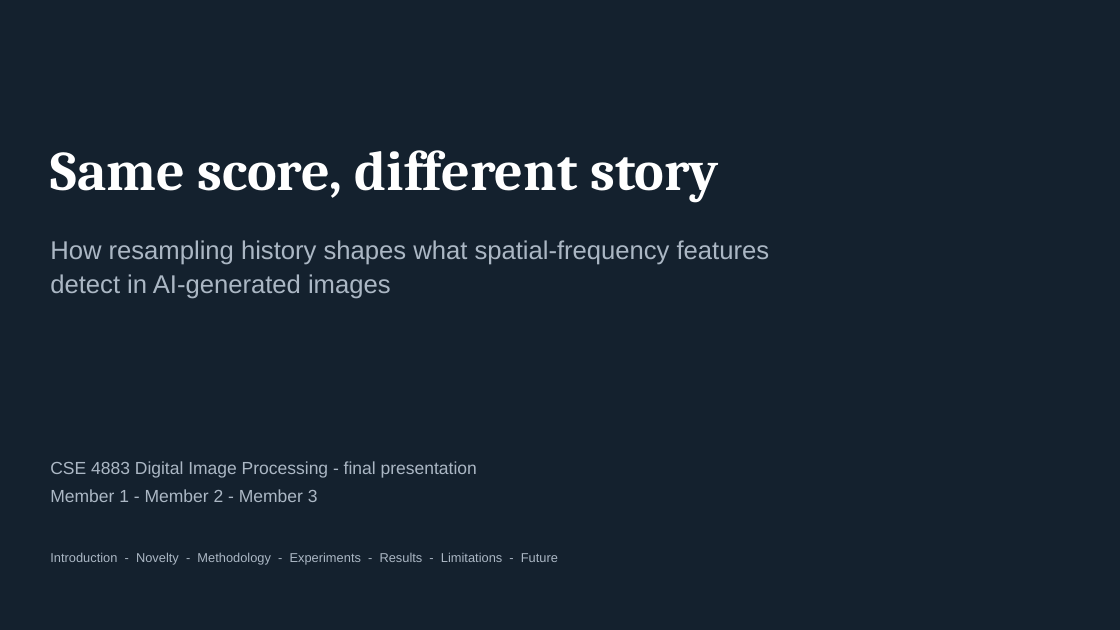
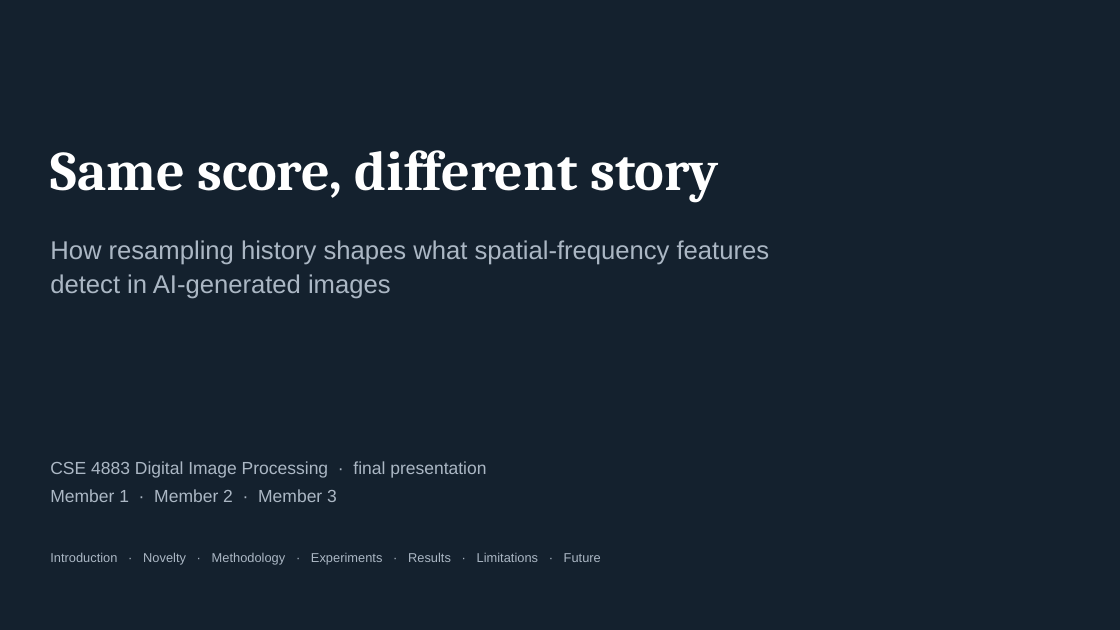
Before and after one commit to Omlan14/spatial-spectral-forensics, a slide deck: slide 1 of presentation/final_presentation.pptx. Drawn at 1120x630 pixels with LibreOffice and Linux fonts; fonts in the diff are those of the drawing. Boxes give left, top, right and bottom in pixels: in the first picture for what was removed or moved away, otherwise in the second. Text is boxed around its words. In the diff, an @@ line names an element or a change of style, - is before the commit and + after.

```diff
--- a/presentation/final_presentation.pptx
+++ b/presentation/final_presentation.pptx
@@ rectangle at (x1=0, y1=0, x2=1120, y2=630): shadow off @@
@@ text at (x1=50, y1=461, x2=486, y2=502): text changed @@
-CSE 4883 Digital Image Processing - final presentation
-Member 1 - Member 2 - Member 3
+CSE 4883 Digital Image Processing · final presentation
+Member 1 · Member 2 · Member 3
@@ text at (x1=50, y1=552, x2=601, y2=565): text changed @@
-Introduction - Novelty - Methodology - Experiments - Results - Limitations - Future
+Introduction · Novelty · Methodology · Experiments · Results · Limitations · Future
```
Also in this commit, not shown: 12 other slides changed, 2 other files.
